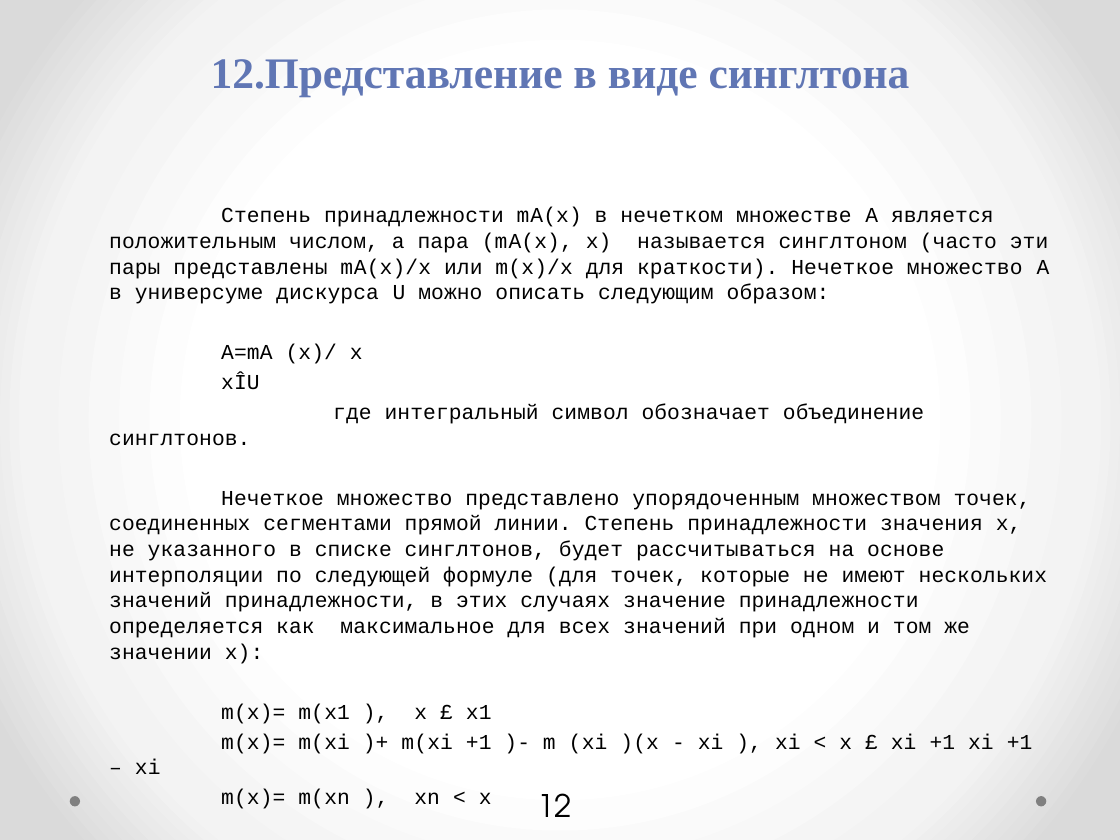
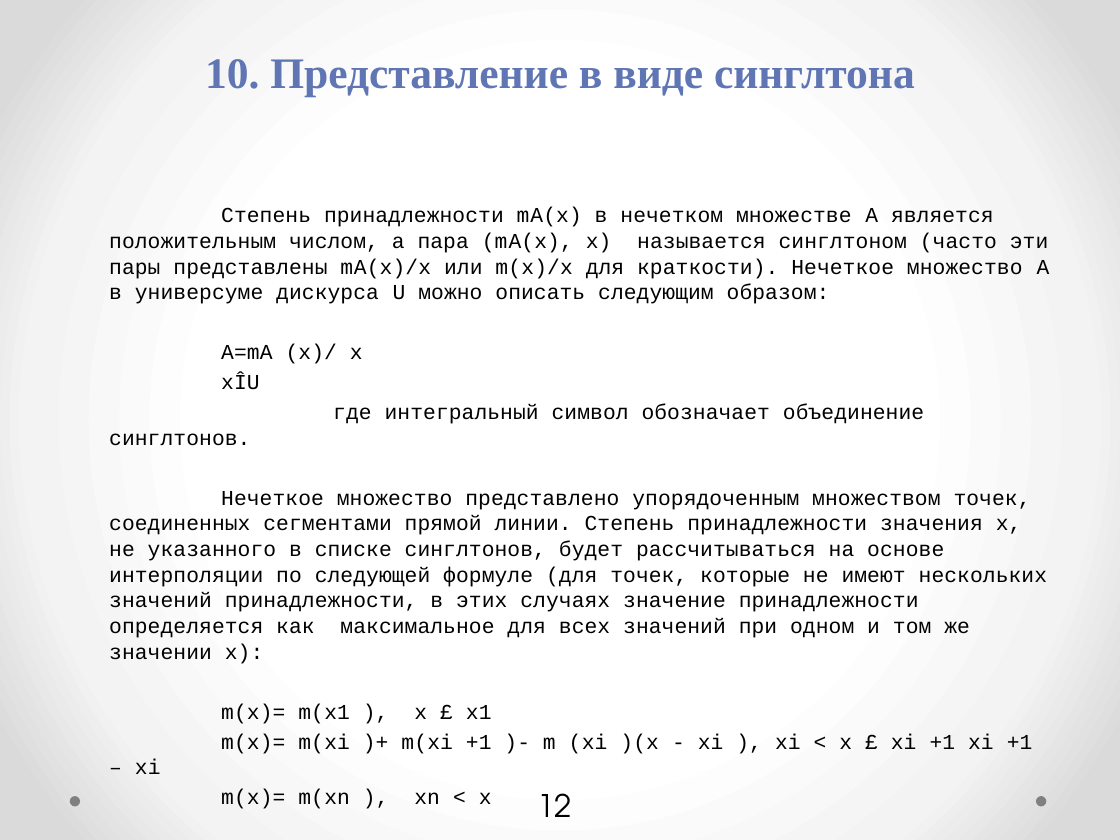
Before and after one commit to petr-r94/ResearchDocsPack, a slide deck: slide 12 of FuzzyCLIPS_End_release.pptx. Drawn at 1120x840 pixels with LibreOffice and Linux fonts; fonts in the diff are those of the drawing. Boxes give left, top, right and bottom in pixels: in the first picture for what was removed or moved away, otherwise in the second. Text is boxed around its words. In the diff, an @@ line names an element or a change of style, - is before the commit and + after.

```diff
--- a/FuzzyCLIPS_End_release.pptx
+++ b/FuzzyCLIPS_End_release.pptx
@@ title at (205,59,915,96): text changed @@
-12.Представление в виде синглтона
+10. Представление в виде синглтона
```
Also in this commit, not shown: 16 other slides changed, 1 other file.
